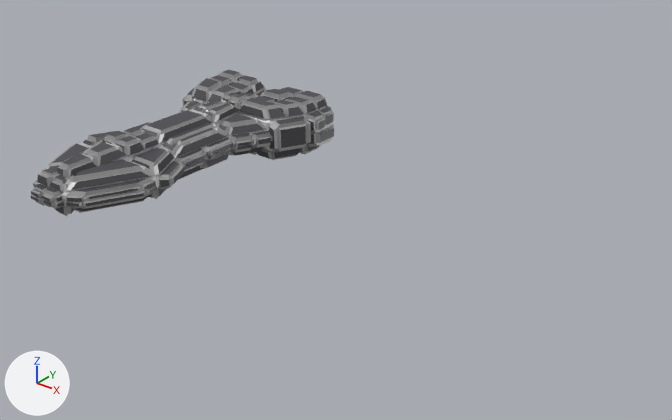
Before and after pictures for a commit that changed the Blender file Blends - Ships/Cruiser/Replicant/Cruiser-Replicant.blend.
Camera for both pictures: a 50 mm camera at (27.4, -23.7, 14.3) aimed at (8.0, 0.5, -0.7). The lights are fixed; the arrows at lower left show +X, +Y and +Z.

Objects in the first picture: 'Cube', 'discombobulated_mesh.003'.
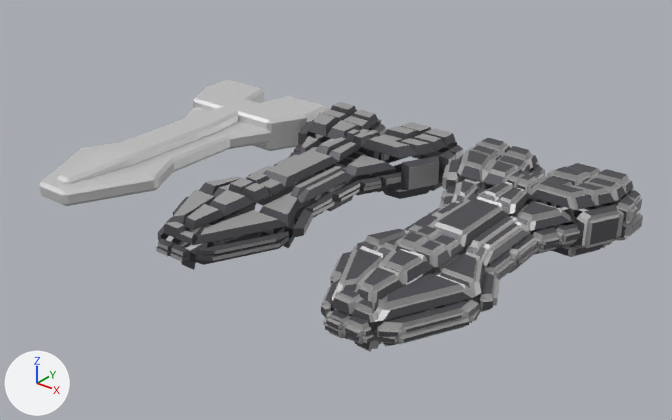
Changed parts and their boxes (x1, y1, x2, y2) in the pictures (672 x 420 px):
'discombobulated_mesh.003', moved
    before: (31, 70, 334, 216)
    after: (321, 138, 643, 352)
'discombobulated_mesh.002', moved (not visible before)
    after: (156, 102, 463, 270)
'Cube', unchanged, uncovered by the edit
    before: (39, 89, 326, 206)
    after: (39, 80, 328, 206)

What the commit changed:
Object 'discombobulated_mesh.003' (ob_discombobulated_mesh_003) moves from (0.0, 0.0, 0.0) to (13.84, 0.0, 0.0).
Object 'discombobulated_mesh.002' (ob_discombobulated_mesh_002) moves from (0.0, 0.0, 0.0) to (6.649, 0.0, 0.0).
